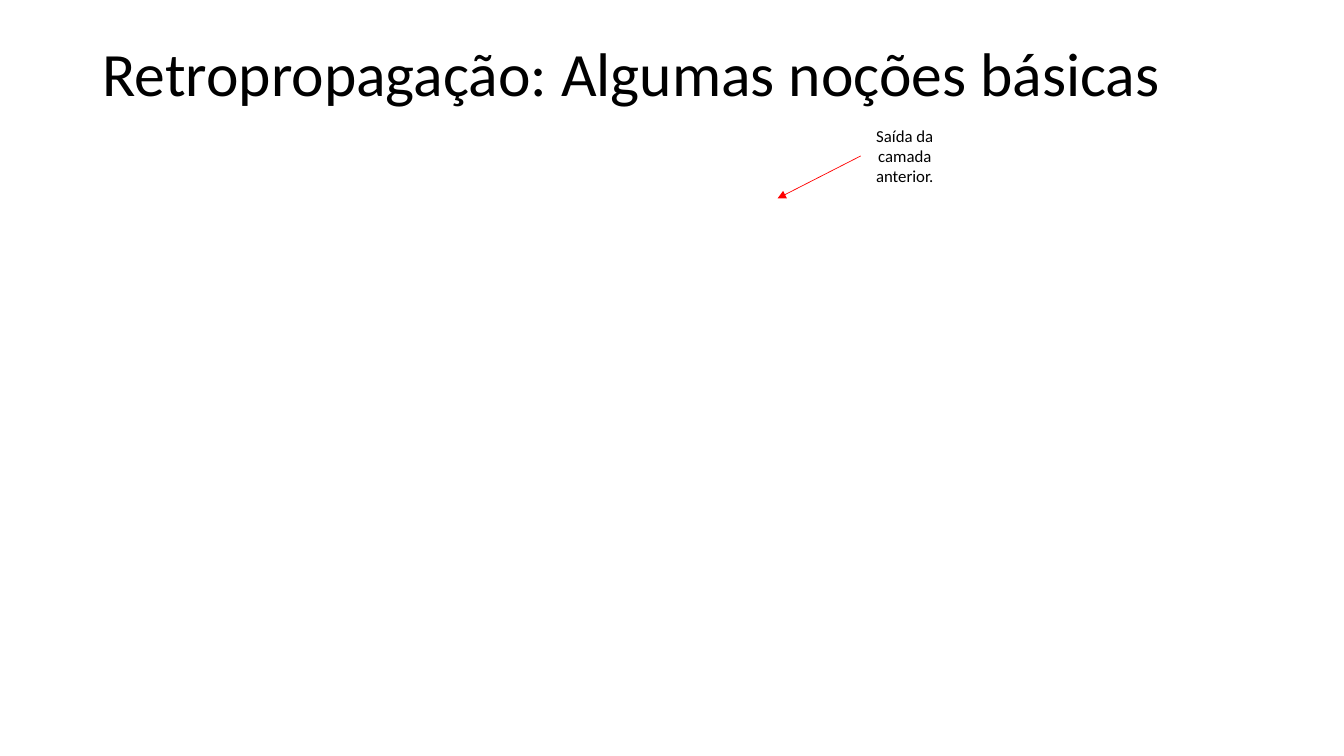
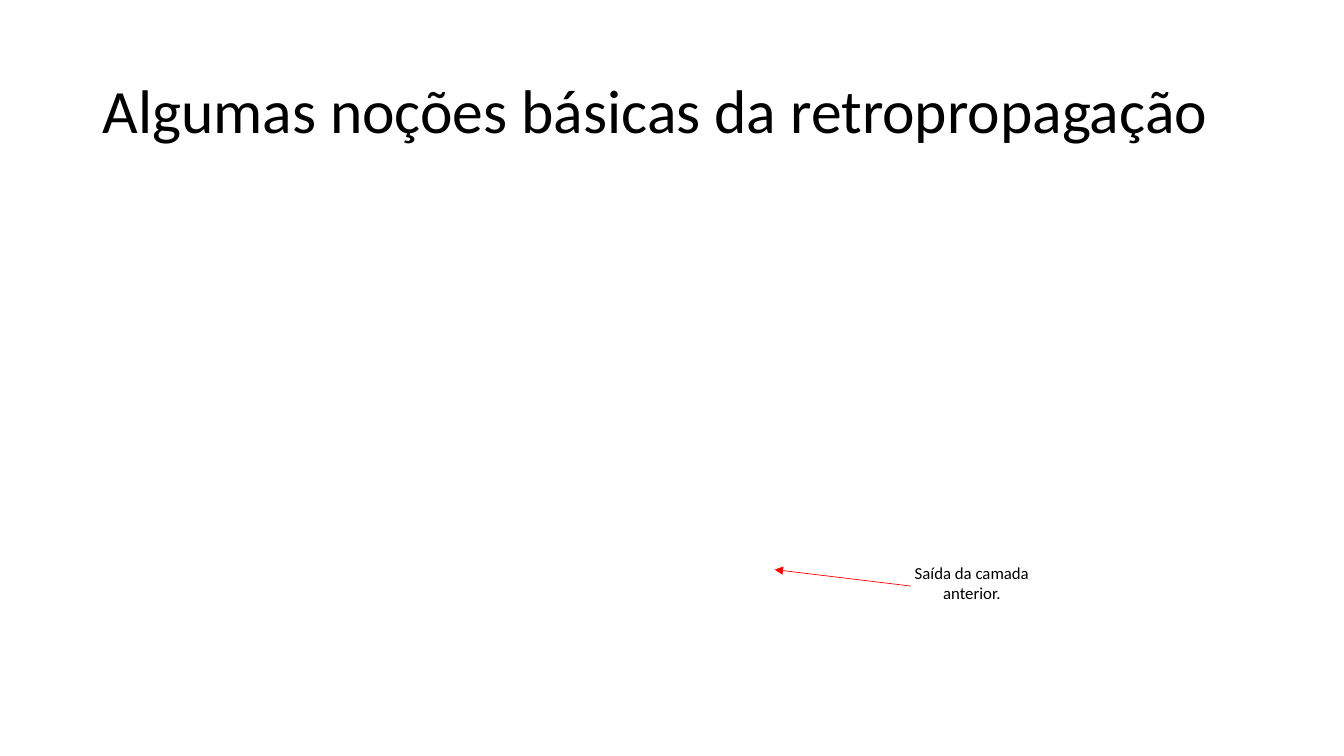
Before and after one commit to zz4fap/t320_aprendizado_de_maquina, a slide deck: slide 23 of slides/T320_Redes_Neurais_Artificiais (Parte III).pptx (slide 25 before the commit). Drawn at 1344x756 pixels with LibreOffice and Linux fonts; fonts in the diff are those of the drawing; grey boxes stand for pictures. Boxes give left, top, right and bottom in pixels: in the first picture for what was removed or moved away, otherwise in the second. Text is boxed around its words. In the diff, an @@ line names an element or a change of style, - is before the commit and + after.

```diff
--- a/slides/T320_Redes_Neurais_Artificiais (Parte III).pptx
+++ b/slides/T320_Redes_Neurais_Artificiais (Parte III).pptx
@@ title at <box>102,90,1207,144</box>: text changed @@
-Retropropagação: Algumas noções básicas
+Algumas noções básicas da retropropagação
@@ arrow removed from (861, 156) to (777, 199) @@
@@ text "Saída da camada anterior." rewrapped from <box>876,130,933,182</box> to <box>915,567,1029,599</box> @@
@@ arrow added from (910, 586) to (775, 570), #FF0000 0.5 pt @@
```
Also in this commit, not shown: 6 other slides changed, 2 slides added, 3 slides removed, 1 other file.
